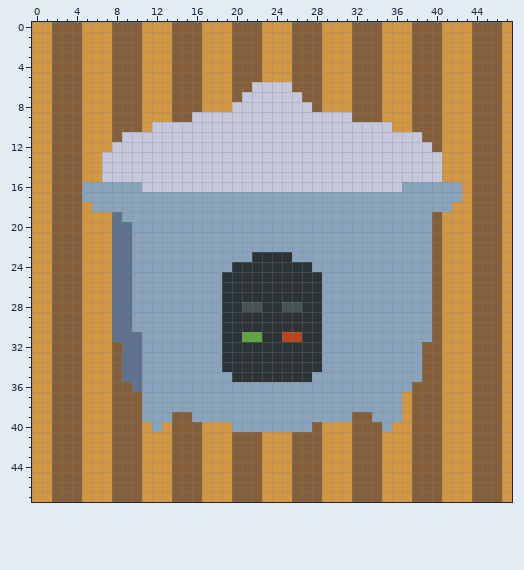
Two versions of one pixel-art file, aseprite/rice_cooker.aseprite. The first picture shows the starting point.
48x48 pixels, 1 frame.
New version:
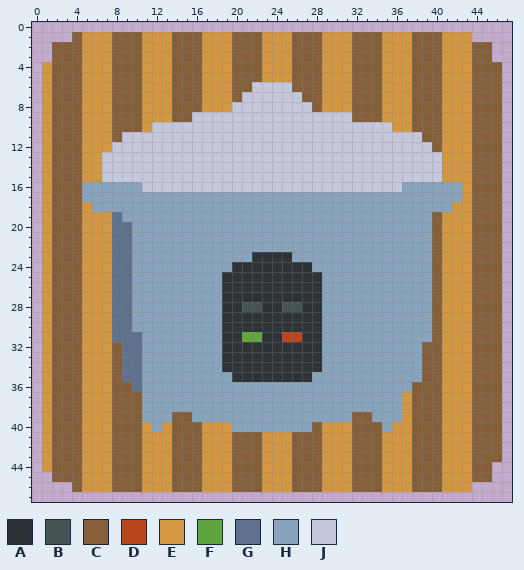
Palette (. is transparent): A #2c3438  B #465456  C #855f39  D #b9451d  E #d39741  F #61a53f  G #5e718e  H #88a3bc  J #c5c7dd
The exact change:
Layer "base":
Colour C is gone in row 0 at x 2 to 4, 8 to 10, 14 to 16, 20 to 22, 26 to 28, 32 to 34, 38 to 40 and 44 to 46; in row 1 at x 2 to 3 and 44 to 46; in rows 2 to 3 at x 46; in rows 44 to 45 at x 46; in row 46 at x 2 to 3 and 44 to 46; in row 47 at x 2 to 4, 8 to 10, 14 to 16, 20 to 22, 26 to 28, 32 to 34, 38 to 40 and 44 to 46.
Colour E is gone in row 0 at x 0 to 1, 5 to 7, 11 to 13, 17 to 19, 23 to 25, 29 to 31, 35 to 37, 41 to 43 and 47; in rows 1 to 3 at x 0 to 1 and 47; in rows 4 to 44 at x 0 and 47; in rows 45 to 46 at x 0 to 1 and 47; in row 47 at x 0 to 1, 5 to 7, 11 to 13, 17 to 19, 23 to 25, 29 to 31, 35 to 37, 41 to 43 and 47.
